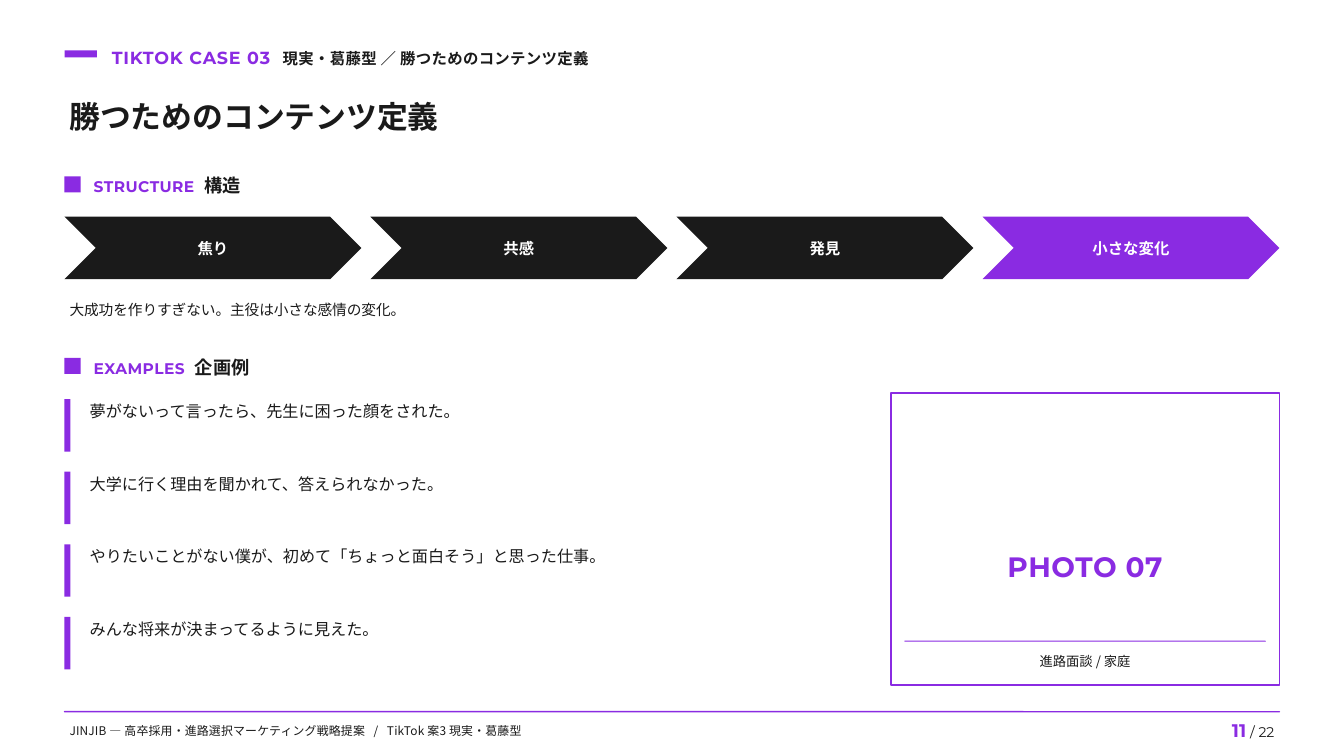
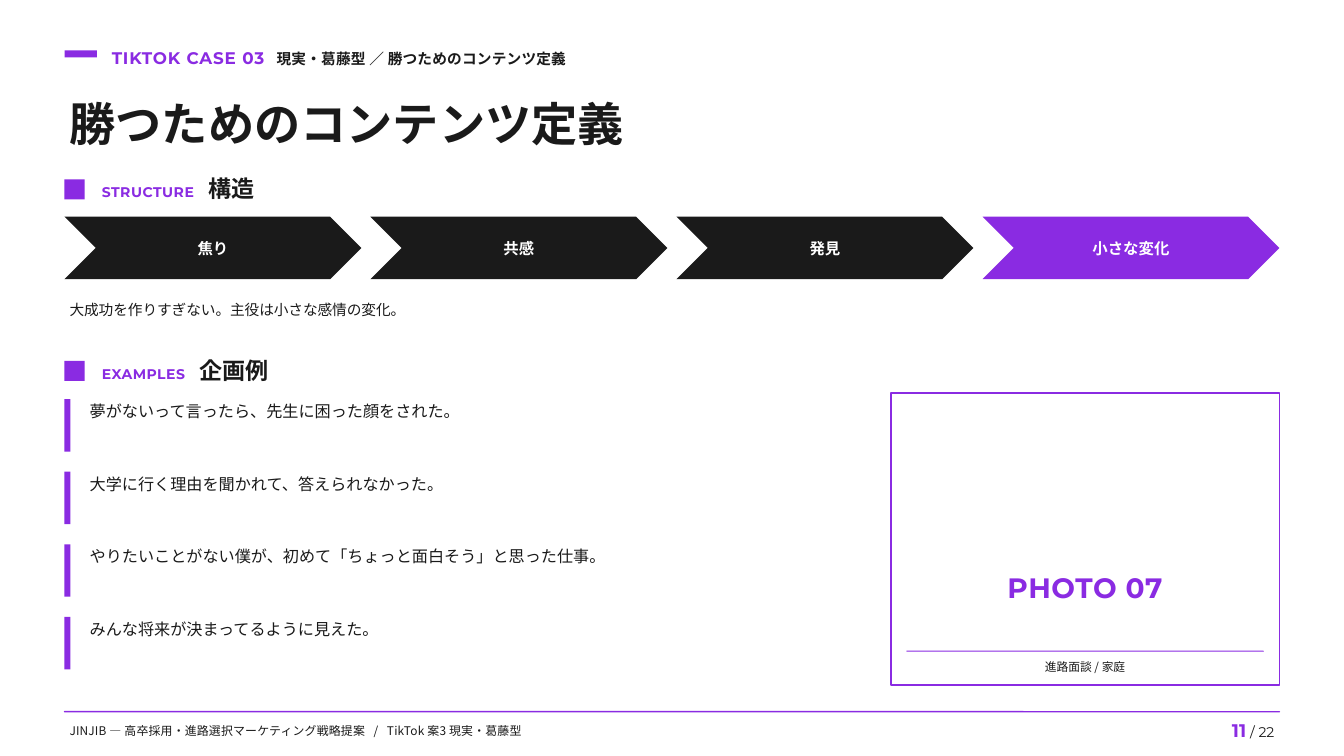
Before and after one commit to masasukexx-tech/en-marketing-lp, a slide deck: slide 11 of jinjib-proposal/output/jinjib_marketing_proposal.pptx. Drawn at 1344x756 pixels with LibreOffice and Linux fonts; fonts in the diff are those of the drawing. Boxes give left, top, right and bottom in pixels: in the first picture for what was removed or moved away, otherwise in the second. Text is boxed around its words. In the diff, an @@ line names an element or a change of style, - is before the commit and + after.

```diff
--- a/jinjib-proposal/output/jinjib_marketing_proposal.pptx
+++ b/jinjib-proposal/output/jinjib_marketing_proposal.pptx
@@ text "TIKTOK CASE 03 現実・葛藤型 ／ ..." at box(112, 51, 566, 66): size 12.5 to 12 pt in "TIKTOK CASE 03"; size 11 to 10.5 pt in "現実・葛藤型 ／ 勝つためのコンテンツ定義" @@
@@ text "勝つためのコンテンツ定義" at box(70, 101, 624, 146): size 22 to 33 pt @@
@@ rectangle: place and size @@
-rectangle at box(65, 176, 81, 193)
+rectangle at box(65, 179, 85, 200)
@@ text "STRUCTURE 構造": place and size @@
-text "STRUCTURE 構造" at box(94, 174, 241, 198)
+text "STRUCTURE 構造" at box(102, 174, 254, 203)
@@ text "STRUCTURE 構造" at box(102, 174, 254, 203): size 11 to 10 pt, letter spacing 0.3 to 0.4 pt in "STRUCTURE"; size 13 to 16.5 pt in "構造" @@
@@ text "EXAMPLES 企画例": place and size @@
-text "EXAMPLES 企画例" at box(94, 358, 250, 376)
+text "EXAMPLES 企画例" at box(102, 359, 268, 381)
@@ text "EXAMPLES 企画例" at box(102, 359, 268, 381): size 11 to 10 pt, letter spacing 0.3 to 0.4 pt in "EXAMPLES"; size 13 to 16.5 pt in "企画例" @@
@@ rectangle: place and size @@
-rectangle at box(65, 358, 81, 374)
+rectangle at box(65, 361, 85, 381)
@@ text "PHOTO 07": place and size @@
-text "PHOTO 07" at box(1007, 557, 1163, 578)
+text "PHOTO 07" at box(1007, 578, 1163, 599)
@@ text "進路面談 / 家庭" at box(1045, 661, 1125, 672): size 9.5 to 8.4 pt @@
@@ line moved from (905, 641) - (1265, 641) to (907, 651) - (1263, 651) @@
```
Also in this commit, not shown: 21 other slides changed, 29 other files.
